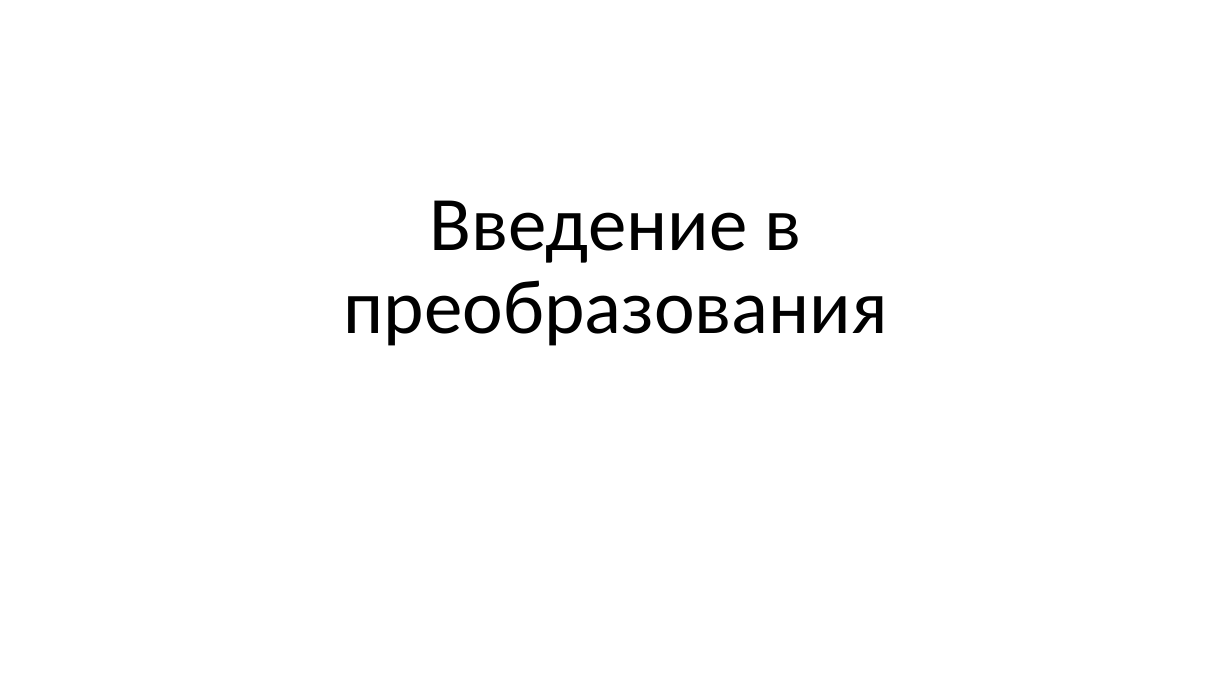
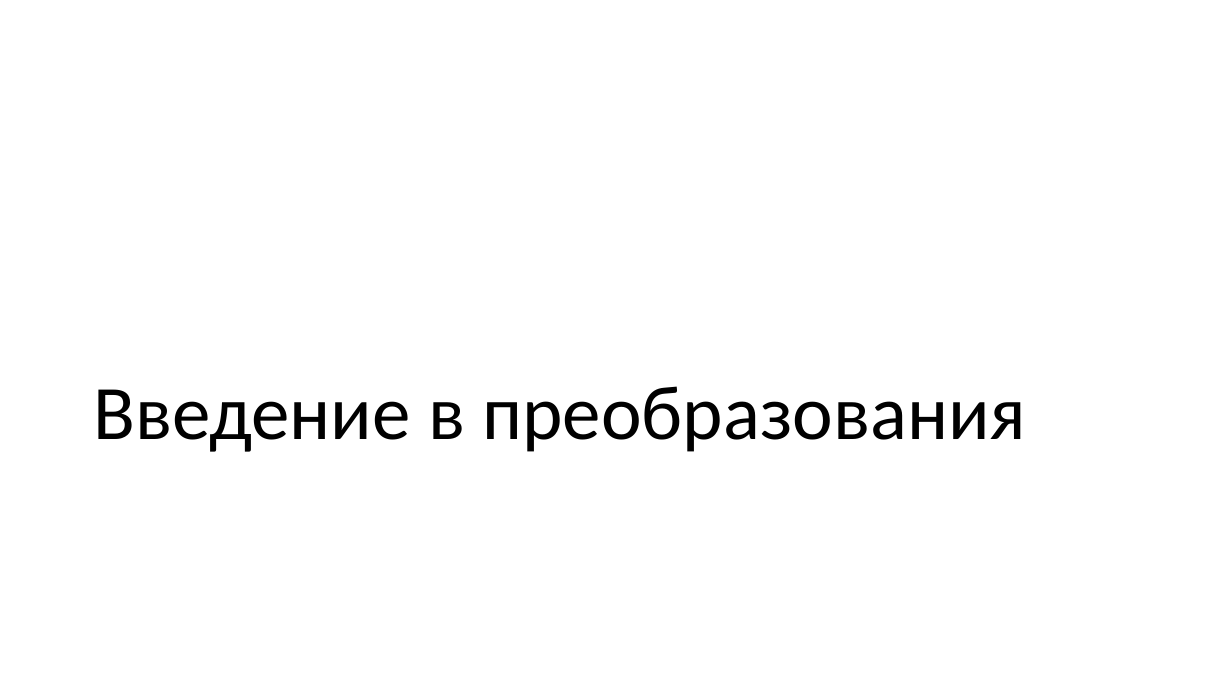
Before and after one commit to alexey-malov/cg-course, a slide deck: slide 65 of lectures/04/04 - Векторный анализ, трансформации и матрицы.pptx. Drawn at 1232x693 pixels with LibreOffice and Linux fonts; fonts in the diff are those of the drawing. Boxes give left, top, right and bottom in pixels: in the first picture for what was removed or moved away, otherwise in the second. Text is boxed around its words. In the diff, an @@ line names an element or a change of style, - is before the commit and + after.

```diff
--- a/lectures/04/04 - Векторный анализ, трансформации и матрицы.pptx
+++ b/lectures/04/04 - Векторный анализ, трансформации и матрицы.pptx
@@ title "Введение в преобразования": place and size @@
-title "Введение в преобразования" at box(344, 200, 888, 346)
+title "Введение в преобразования" at box(93, 386, 1027, 452)
@@ title "Введение в преобразования" at box(93, 386, 1027, 452): alignment centre to left @@
```
Also in this commit, not shown: 1 other slide changed, 16 slides added.
